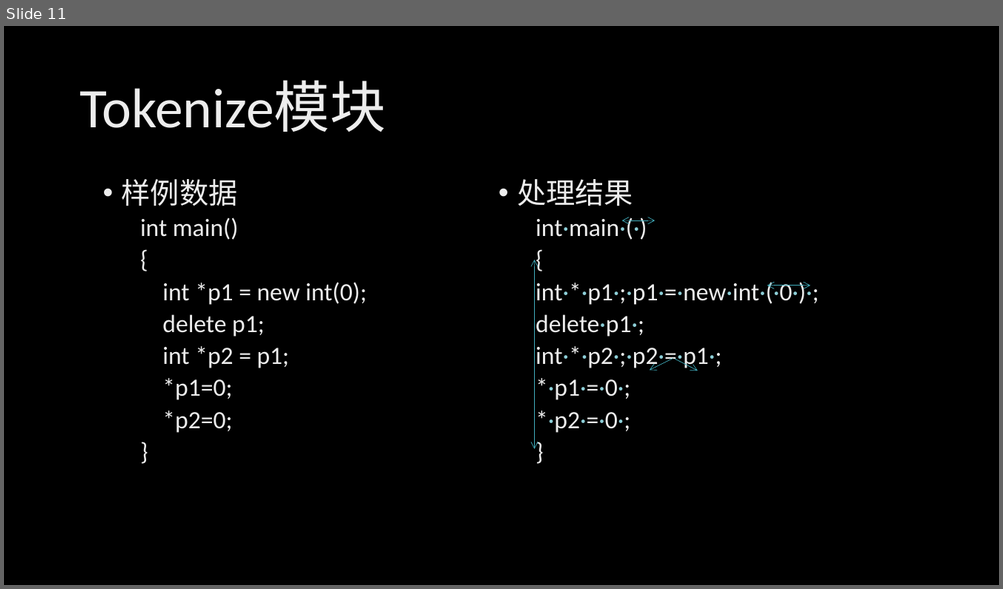
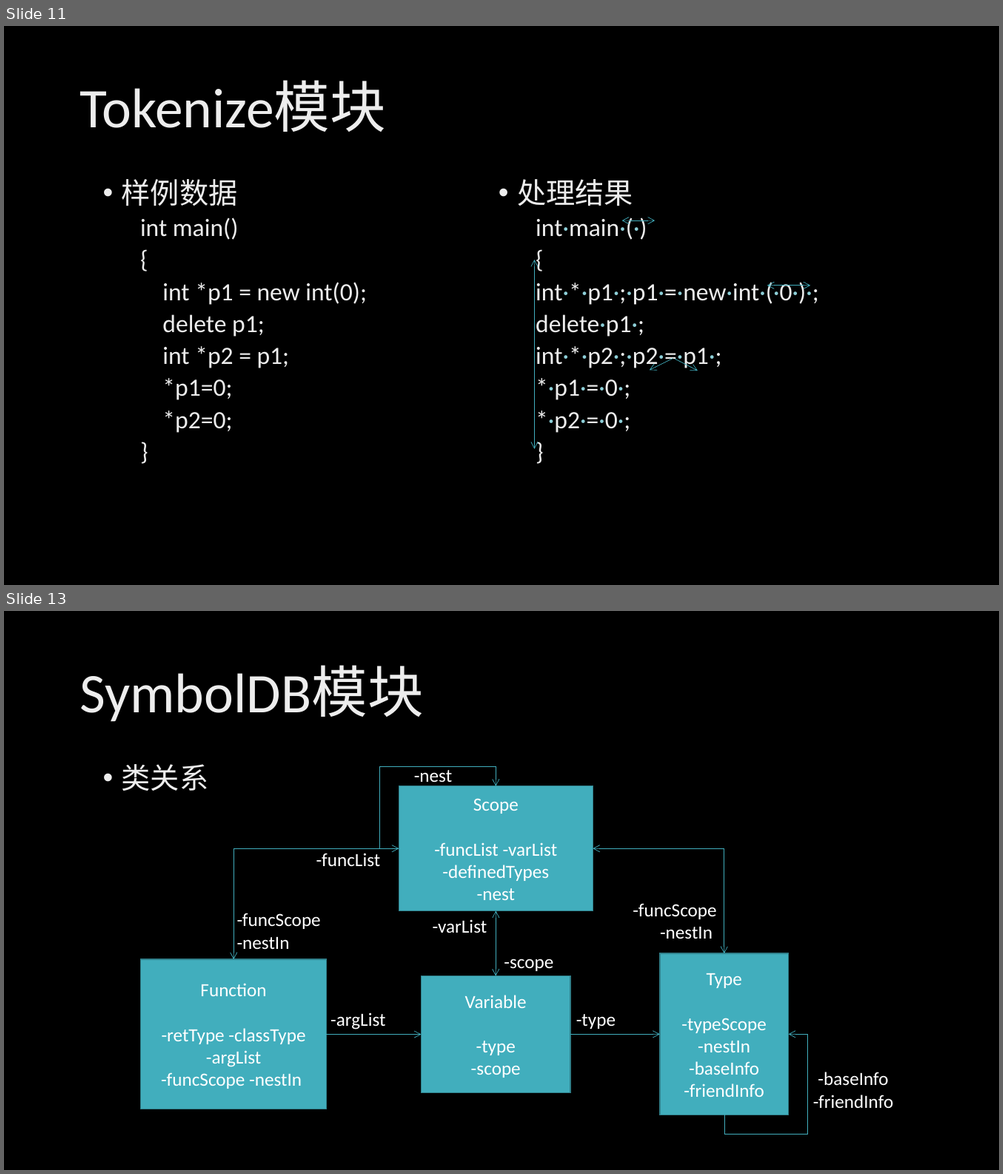
Before and after one commit to HSCppcheck/Cppcheck, a slide deck: 样例测试结果_2.pptx. Shown one above the other, each under a label of ours: slide 11 before the commit, slides 11 and 13 after it; the slides between them are not shown. The pictures are 1003x589 and 1003x1174 pixels, drawn with LibreOffice and Linux fonts; fonts in the diff are those of the drawing; background and template pictures are left out. Boxes give left, top, right and bottom in pixels: in the first picture for what was removed or moved away, otherwise in the second. Text is boxed around its words. In the diff, an @@ line names an element or a change of style, - is before the commit and + after.

```diff
--- a/样例测试结果_2.pptx
+++ b/样例测试结果_2.pptx
@@ slide 13 added at (4,611,999,1170), background picture (left out) @@
@@ title added at (79,667,423,722), 54 pt, text gradient #BFBFBF to #EDEDED to #FFFFFF @@
+SymbolDB模块
@@ text added at (122,764,208,791), 28 pt, text gradient #BFBFBF to #EDEDED to #FFFFFF @@
+• 类关系
@@ group added at (141,767,893,1135): 9 texts, 4 rectangles, 4 elbow arrows, 3 elbow double arrows @@
+Scope
+-funcList -varList
+-definedTypes
+-nest
+Variable
+-type
+-scope
+Function
+-retType -classType
+-argList
+-funcScope -nestIn
+Type
+-typeScope
+-nestIn
+-baseInfo
+-friendInfo
+-funcList
+-nest
+-varList
+-funcScope -nestIn
+-argList
+-scope
+-type
+-baseInfo
+-friendInfo
+-funcScope -nestIn
```
Also in this commit, not shown: 1 other slide added, 1 slide removed.
